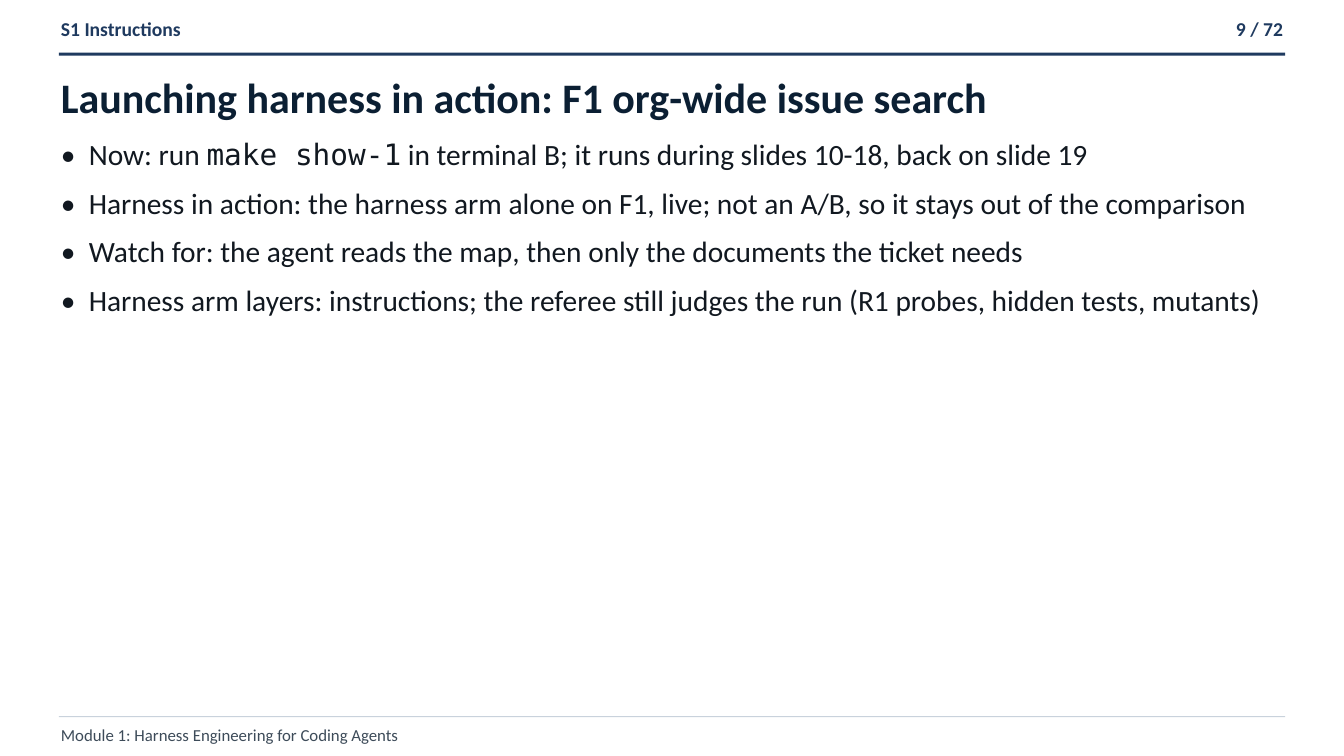
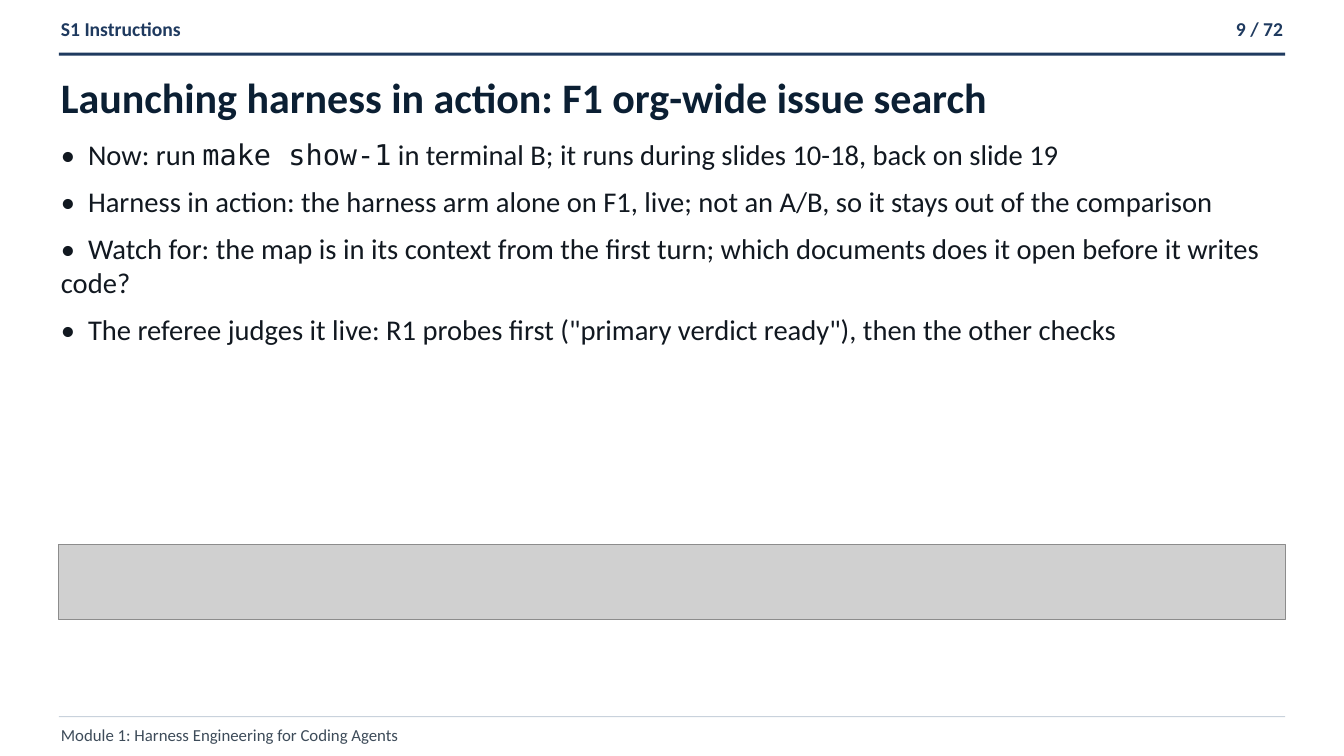
Before and after one commit to ANI-IN/shipharness-dev, a slide deck: slide 9 of slides/deck.pptx. Drawn at 1344x756 pixels with LibreOffice and Linux fonts; fonts in the diff are those of the drawing; grey boxes stand for pictures. Boxes give left, top, right and bottom in pixels: in the first picture for what was removed or moved away, otherwise in the second. Text is boxed around its words. In the diff, an @@ line names an element or a change of style, - is before the commit and + after.

```diff
--- a/slides/deck.pptx
+++ b/slides/deck.pptx
@@ text at <box>88,143,1212,217</box>: size 21 to 20.4 pt in "• Now: run make show-1 in terminal ...", "• Harness in action: the harness arm ..." @@
@@ text at <box>61,239,1259,345</box>: text changed; size 21 to 20.4 pt @@
-• Watch for: the agent reads the map, then only the documents the ticket needs
-• Harness arm layers: instructions; the referee still judges the run (R1 probes, hidden tests, mutants)
+• Watch for: the map is in its context from the first turn; which documents does it open before it writes code?
+• The referee judges it live: R1 probes first ("primary verdict ready"), then the other checks
@@ picture added at <box>58,544,1286,620</box> @@
```
Also in this commit, not shown: 19 other slides changed, 10 other files.
